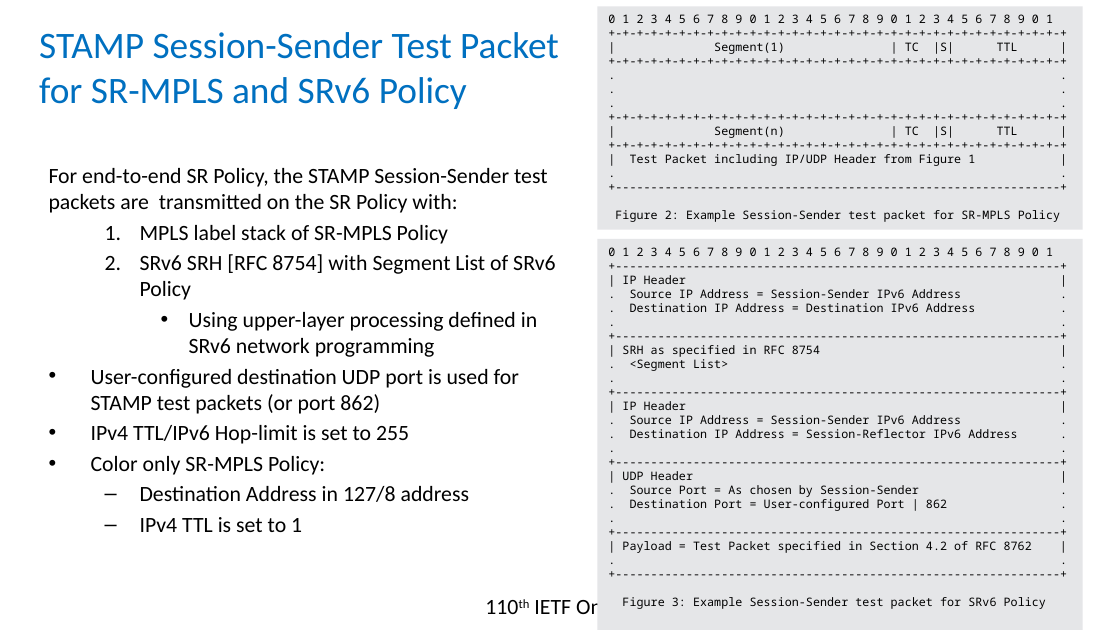
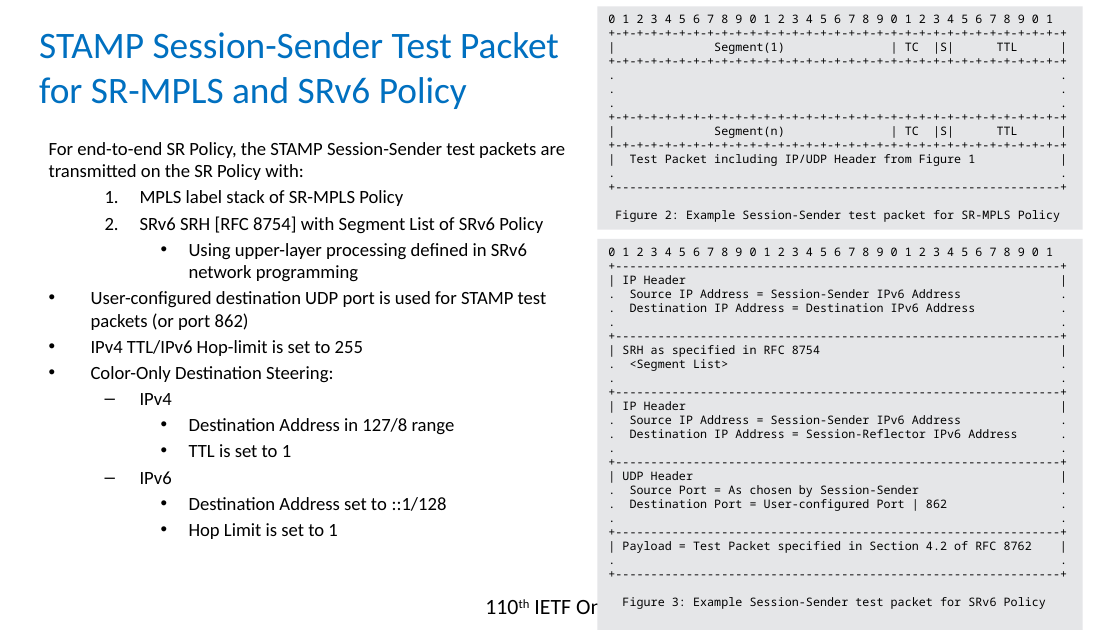
Before and after one commit to rakgandhi/ietf-slides, a slide deck: slide 7 of draft-gandhi-spring-stamp-srpm-05.pptx. Drawn at 1120x630 pixels with LibreOffice and Linux fonts; fonts in the diff are those of the drawing. Boxes give left, top, right and bottom in pixels: in the first picture for what was removed or moved away, otherwise in the second. Text is boxed around its words. In the diff, an @@ line names an element or a change of style, - is before the commit and + after.

```diff
--- a/draft-gandhi-spring-stamp-srpm-05.pptx
+++ b/draft-gandhi-spring-stamp-srpm-05.pptx
@@ text "For end-to-end SR Policy, the ...": place and size @@
-text "For end-to-end SR Policy, the ..." at bbox=[49, 168, 555, 532]
+text "For end-to-end SR Policy, the ..." at bbox=[49, 142, 565, 539]
@@ text at bbox=[49, 142, 565, 356]: size 14 to 12 pt in "For end-to-end SR Policy, the STAMP Session-Sender ...", "MPLS label stack of SR-MPLS Policy", "SRv6 SRH [RFC 8754] with Segment List ...", "Using upper-layer processing defined in SRv6 network ..." and 2 more places @@
@@ text at bbox=[91, 366, 455, 539]: text changed; size 14 to 12 pt @@
-• Color only SR-MPLS Policy:
-  – Destination Address in 127/8 address
-  – IPv4 TTL is set to 1
+• Color-Only Destination Steering:
+  – IPv4
+    • Destination Address in 127/8 range
+    • TTL is set to 1
+  – IPv6
+    • Destination Address set to ::1/128
+    • Hop Limit is set to 1
```
Also in this commit, not shown: 1 other slide changed, 1 other file.
